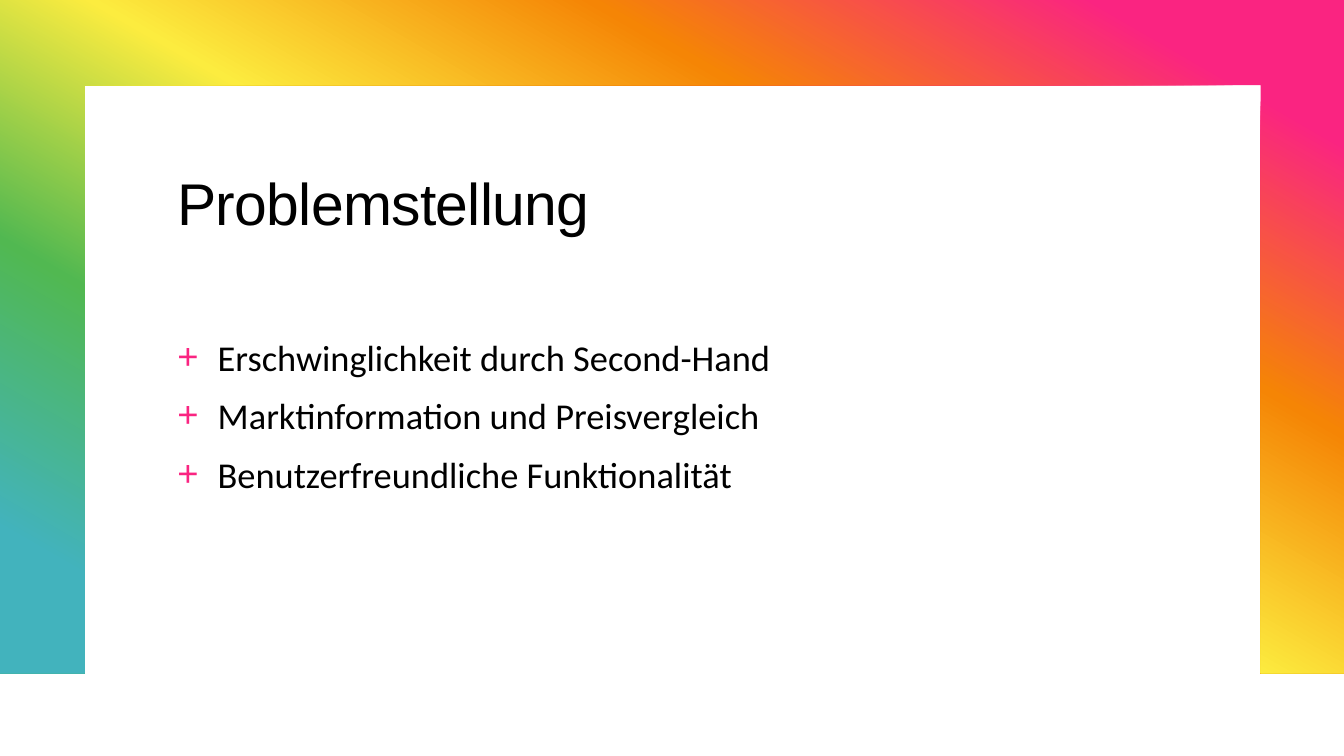
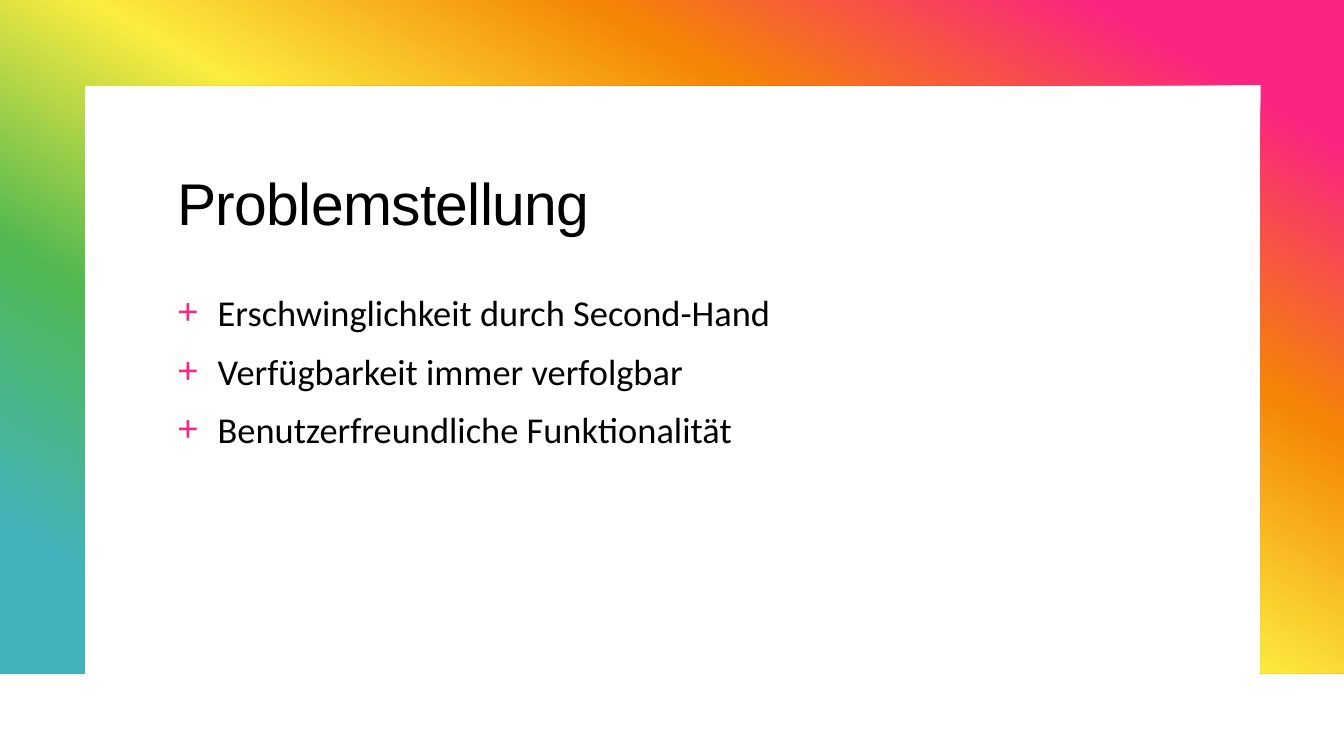
Before and after one commit to antonl2a/SneakersShop, a slide deck: slide 4 of Презентация.pptx. Drawn at 1344x756 pixels with LibreOffice and Linux fonts; fonts in the diff are those of the drawing. Boxes give left, top, right and bottom in pixels: in the first picture for what was removed or moved away, otherwise in the second. Text is boxed around its words. In the diff, an @@ line names an element or a change of style, - is before the commit and + after.

Commit message:
improved presentation

```diff
--- a/Презентация.pptx
+++ b/Презентация.pptx
@@ text "Erschwinglichkeit durch Second-Hand": place and size @@
-text "Erschwinglichkeit durch Second-Hand" at <box>218,345,770,489</box>
+text "Erschwinglichkeit durch Second-Hand" at <box>218,300,770,444</box>
@@ text at <box>218,359,683,392</box>: text changed @@
-+ Marktinformation und Preisvergleich
++ Verfügbarkeit immer verfolgbar
```
Also in this commit, not shown: 2 other slides changed.
